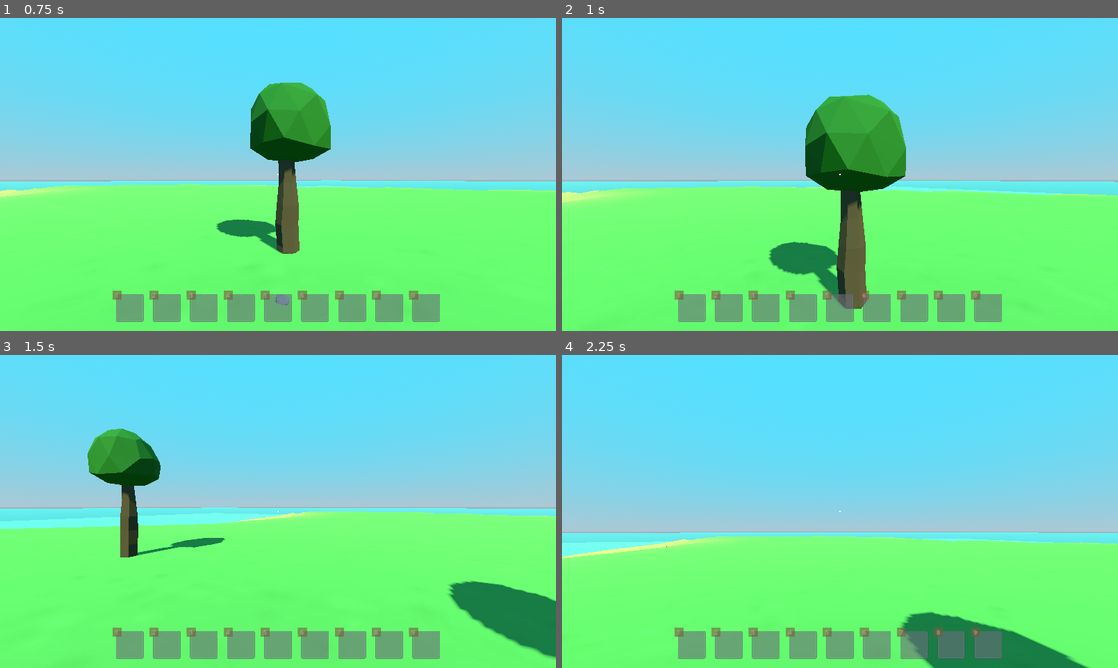
Above: before the commit, frames 1-4 (two rows, left to right).
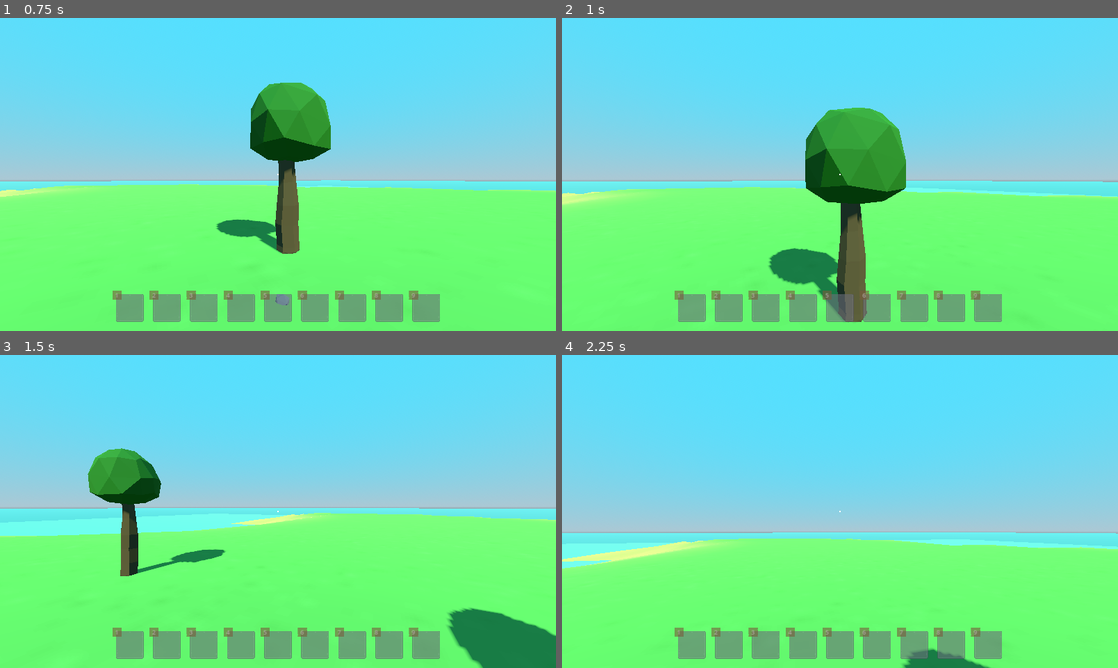
Above: after the commit, the same moments.

Repository: BrainTireFire/SurvivalGame
Game: Godot game, scene res://game/main_game.tscn
Two runs of this game, one before a commit and one after it. Both use one fixed random seed, a clock stepped at 60 frames per second and the inputs below.
Inputs (mouse positions are in pixels of both pictures, inside the frame that each line leads up to):
- Up to frame 1 (0.75 s): tap Enter at 0.5 s; move the mouse to (305, 174) at 0.52 s; hold W (move_forward) from 0.53 s (still down); hold Shift (sprint) from 0.53 s (still down); click (305, 174) at 0.67 s
- Up to frame 2 (1 s): keep holding W (move_forward); keep holding Shift (sprint); tap Space (jump) at 0.77, 0.8 s
- Up to frame 3 (1.5 s): keep holding W (move_forward); tap Space (jump) at 1.07, 1.35 s; move the mouse to (250, 511) at 1.27 s; release Shift (sprint) at 1.28 s
- Up to frame 4 (2.25 s): keep holding W (move_forward); tap Space (jump) at 1.52, 1.82 s; tap Shift (sprint) at 1.55 s; move the mouse to (851, 505) at 2.02 s; tap E (interact) at 2.1 s

Frame 1 is identical in both runs. In frame 2, 4.3% of the frame differs, in the area x 0-100%, y 24-98%; in frame 3, 8.4%, in the area x 0-100%, y 23-100%; in frame 4, 5.2%.

Commit message:
First person camera fixed

Diff:
--- /dev/null
+++ b/actors/player/main_camera.gd
@@ -0,0 +1,6 @@
+extends Camera3D
+
+@onready var equippable_item_camera: Camera3D = %EquippableItemCamera
+
+func _process(_delta: float) -> void:
+	equippable_item_camera.global_transform = global_transform
--- a/actors/player/player.gd
+++ b/actors/player/player.gd
@@ -3,12 +3,13 @@
 @export var normal_speed := 3.0
 @export var sprint_speed := 5.0
 @export var jump_velocity := 4.0
+@export var jump_velocity_sprint := 5.0
 @export var gravity := 0.2
 @export var mouse_sensitivity := 0.005
 
 @onready var head: Node3D = $Head
 @onready var interaction_ray_cast: RayCast3D = $Head/InteractionRayCast
-@onready var equippable_item_holder: Node3D = $Head/EquippableItemHolder
+@onready var equippable_item_holder: Node3D = %EquippableItemHolder
 
 func _enter_tree() -> void:
 	EventSystem.PLA_freeze_player.connect(set_freeze.bind(true))
@@ -38,7 +39,9 @@
 	if is_on_floor():
 		is_sprinting = Input.is_action_pressed("sprint")
 
-		if Input.is_action_just_pressed("jump"):
+		if Input.is_action_just_pressed("jump") and is_sprinting:
+			velocity.y = jump_velocity_sprint
+		elif Input.is_action_just_pressed("jump"):
 			velocity.y = jump_velocity
 	else:
 		velocity.y -= gravity
--- a/actors/player/player.tscn
+++ b/actors/player/player.tscn
@@ -1,6 +1,7 @@
-[gd_scene load_steps=7 format=3 uid="uid://cv6786h31wyr6"]
+[gd_scene load_steps=8 format=3 uid="uid://cv6786h31wyr6"]
 
 [ext_resource type="Script" path="res://actors/player/player.gd" id="1_8bsx0"]
+[ext_resource type="Script" path="res://actors/player/main_camera.gd" id="2_gp32t"]
 [ext_resource type="Script" path="res://actors/player/interaction_ray_cast.gd" id="2_uljs2"]
 [ext_resource type="Script" path="res://game/managers/inventory_manager.gd" id="3_7qtdm"]
 [ext_resource type="Script" path="res://actors/player/equippable_item_holder.gd" id="3_qd0m5"]
@@ -21,7 +22,9 @@
 [node name="Head" type="Node3D" parent="."]
 transform = Transform3D(1, 0, 0, 0, 1, 0, 0, 0, 1, 0, 0.65, 0)
 
-[node name="Camera3D" type="Camera3D" parent="Head"]
+[node name="MainCamera" type="Camera3D" parent="Head"]
+cull_mask = 1048573
+script = ExtResource("2_gp32t")
 
 [node name="InteractionRayCast" type="RayCast3D" parent="Head"]
 target_position = Vector3(0, 0, -2)
@@ -29,7 +32,27 @@
 collide_with_areas = true
 script = ExtResource("2_uljs2")
 
-[node name="EquippableItemHolder" type="Node3D" parent="Head"]
+[node name="SubViewportContainer" type="SubViewportContainer" parent="Head"]
+anchors_preset = 15
+anchor_right = 1.0
+anchor_bottom = 1.0
+grow_horizontal = 2
+grow_vertical = 2
+stretch = true
+
+[node name="SubViewport" type="SubViewport" parent="Head/SubViewportContainer"]
+transparent_bg = true
+handle_input_locally = false
+gui_disable_input = true
+size = Vector2i(1920, 1080)
+render_target_update_mode = 4
+
+[node name="EquippableItemCamera" type="Camera3D" parent="Head/SubViewportContainer/SubViewport"]
+unique_name_in_owner = true
+cull_mask = 1048574
+
+[node name="EquippableItemHolder" type="Node3D" parent="Head/SubViewportContainer/SubViewport/EquippableItemCamera"]
+unique_name_in_owner = true
 script = ExtResource("3_qd0m5")
 
 [node name="Managers" type="Node" parent="."]
--- a/game/configs/item_config.gd
+++ b/game/configs/item_config.gd
@@ -42,7 +42,8 @@
 	Keys.Stone : "res://resources/item_resources/stone_item_resource.tres",
 	Keys.Plant : "res://resources/item_resources/plant_item_resource.tres",
 	Keys.Axe: "res://resources/item_resources/axe_item_resource.tres",
-	Keys.Rope: "res://resources/item_resources/rope_item_resource.tres"
+	Keys.Rope: "res://resources/item_resources/rope_item_resource.tres",
+	Keys.Log: "res://resources/item_resources/log_item_resource.tres",
 }
 
 static func get_item_resource(item_key: Keys) -> ItemResource:
--- a/items/equippables/equippable_item.gd
+++ b/items/equippables/equippable_item.gd
@@ -2,6 +2,11 @@
 class_name EquippableItem
 
 @onready var animation_player: AnimationPlayer = $AnimationPlayer
+
+func _ready() -> void:
+	for child in $MeshHolder.get_children():
+		if child is VisualInstance3D:
+			child.layers = 2
 
 func try_to_use() -> void:
 	if animation_player.is_playing():
--- a/items/equippables/equippable_weapon.gd
+++ b/items/equippables/equippable_weapon.gd
@@ -7,6 +7,7 @@
 
 func _ready() -> void:
 	hit_check_marker.position.z = -weapon_item_resource.range
+	super()
 
 func check_hit() -> void:
 	var space_state := get_world_3d().direct_space_state
--- /dev/null
+++ b/resources/item_resources/log_item_resource.tres
@@ -0,0 +1,12 @@
+[gd_resource type="Resource" script_class="ItemResource" load_steps=3 format=3 uid="uid://dkt4qdpkl4erl"]
+
+[ext_resource type="Texture2D" uid="uid://bmnxtp6w68tep" path="res://assets/textures/item_icons/log.png" id="1_olxgp"]
+[ext_resource type="Script" path="res://resources/item_resources/item_resource.gd" id="2_movly"]
+
+[resource]
+script = ExtResource("2_movly")
+item_key = 5
+display_name = "Log"
+icon = ExtResource("1_olxgp")
+description = "A sturdy log."
+is_equippable = false
